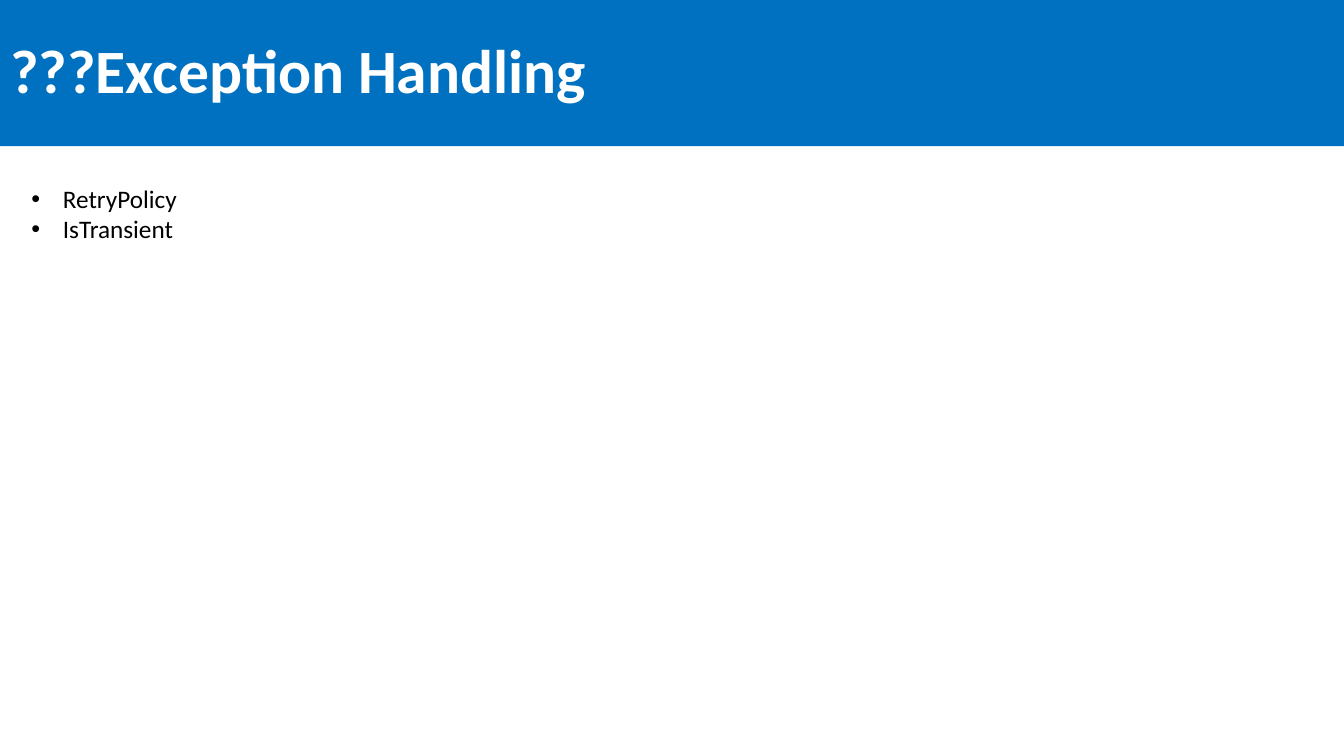
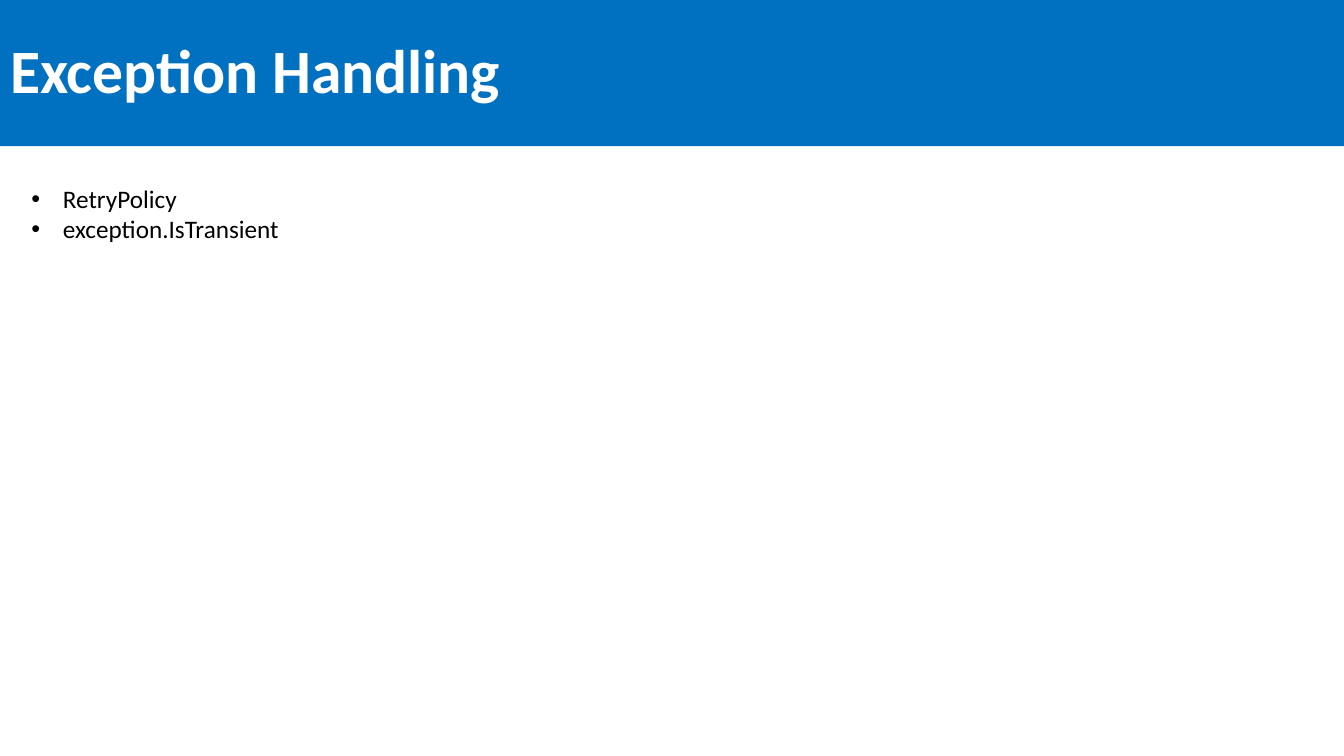
Before and after one commit to SeanFeldman/ASB-AustinAzure, a slide deck: slide 24 of Azure Service Bus Austin Azure usergroup 2016-09-08.pptx (slide 23 before the commit). Drawn at 1344x756 pixels with LibreOffice and Linux fonts; fonts in the diff are those of the drawing. Boxes give left, top, right and bottom in pixels: in the first picture for what was removed or moved away, otherwise in the second. Text is boxed around its words. In the diff, an @@ line names an element or a change of style, - is before the commit and + after.

```diff
--- a/Azure Service Bus Austin Azure usergroup 2016-09-08.pptx
+++ b/Azure Service Bus Austin Azure usergroup 2016-09-08.pptx
@@ title at bbox=[10, 49, 501, 104]: text changed @@
-???Exception Handling
+Exception Handling
@@ text at bbox=[63, 220, 279, 242]: text changed @@
-• IsTransient
+• exception.IsTransient
```
Also in this commit, not shown: 10 other slides changed, 3 slides added, 2 slides removed, 3 other files.
